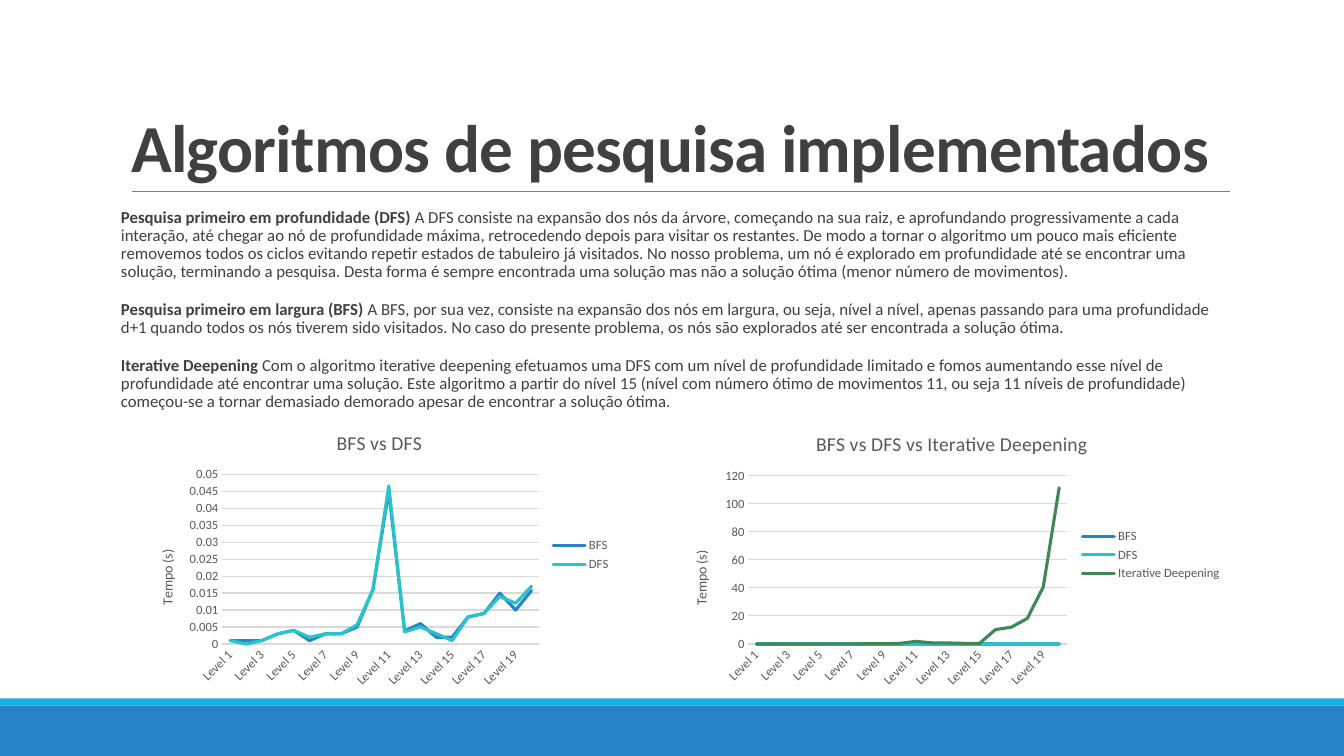
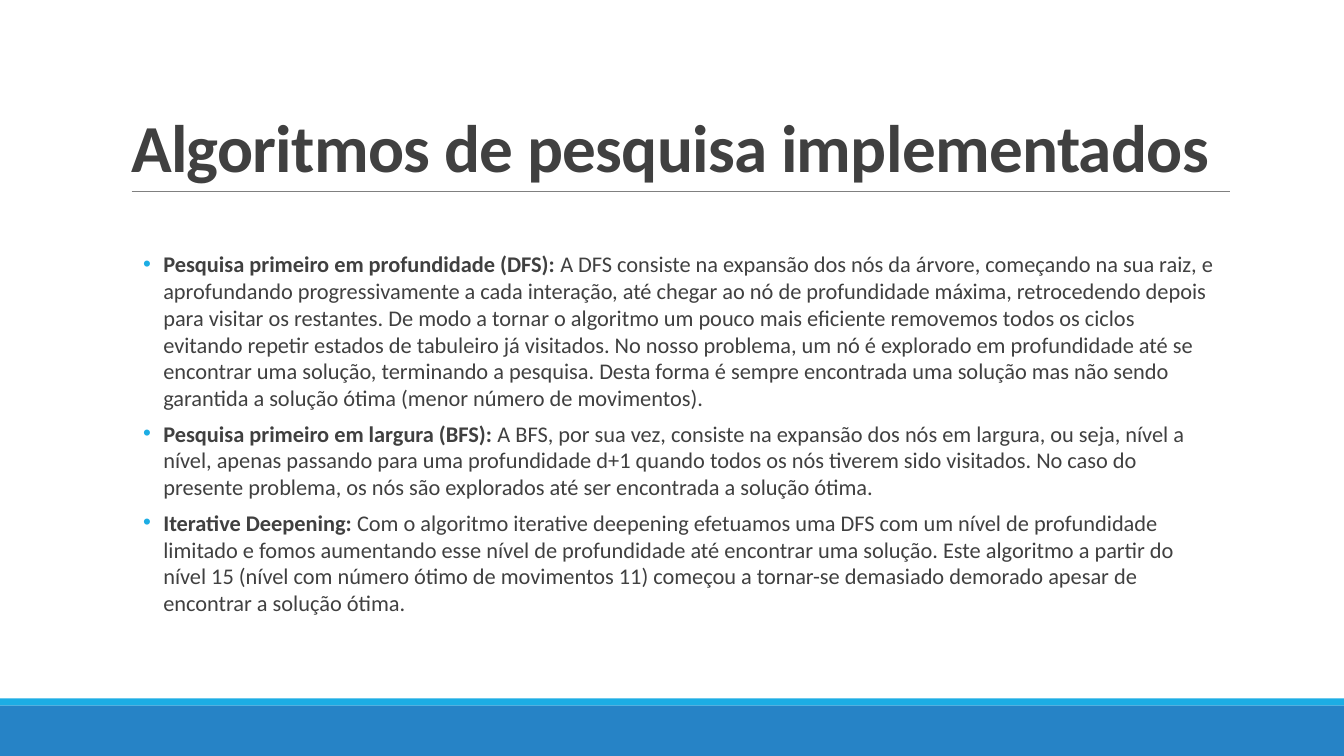
Before and after one commit to pedrovponte/IART-g39, a slide deck: slide 8 of docs/finalpresentation.pptx. Drawn at 1344x756 pixels with LibreOffice and Linux fonts; fonts in the diff are those of the drawing. Boxes give left, top, right and bottom in pixels: in the first picture for what was removed or moved away, otherwise in the second. Text is boxed around its words. In the diff, an @@ line names an element or a change of style, - is before the commit and + after.

```diff
--- a/docs/finalpresentation.pptx
+++ b/docs/finalpresentation.pptx
@@ text at (163, 255, 1213, 615): text changed; size 12 to 16 pt @@
-Pesquisa primeiro em profundidade (DFS) A DFS consiste na expansão dos nós da árvore, começando na sua raiz, e aprofundando progressivamente a cada interação, até chegar ao nó de profundidade máxima, retrocedendo depois para visitar os restantes. De modo a tornar o algoritmo um pouco mais eficiente removemos todos os ciclos evitando repetir estados de tabuleiro já visitados. No nosso problema, um nó é explorado em profundidade até se encontrar uma solução, terminando a pesquisa. Desta forma é sempre encontrada uma solução mas não a solução ótima (menor número de movimentos).
-Pesquisa primeiro em largura (BFS) A BFS, por sua vez, consiste na expansão dos nós em largura, ou seja, nível a nível, apenas passando para uma profundidade d+1 quando todos os nós tiverem sido visitados. No caso do presente problema, os nós são explorados até ser encontrada a solução ótima.
-Iterative Deepening Com o algoritmo iterative deepening efetuamos uma DFS com um nível de profundidade limitado e fomos aumentando esse nível de profundidade até encontrar uma solução. Este algoritmo a partir do nível 15 (nível com número ótimo de movimentos 11, ou seja 11 níveis de profundidade) começou-se a tornar demasiado demorado apesar de encontrar a solução ótima.
+  • Pesquisa primeiro em profundidade (DFS): A DFS consiste na expansão dos nós da árvore, começando na sua raiz, e aprofundando progressivamente a cada interação, até chegar ao nó de profundidade máxima, retrocedendo depois para visitar os restantes. De modo a tornar o algoritmo um pouco mais eficiente removemos todos os ciclos evitando repetir estados de tabuleiro já visitados. No nosso problema, um nó é explorado em profundidade até se encontrar uma solução, terminando a pesquisa. Desta forma é sempre encontrada uma solução mas não sendo garantida a solução ótima (menor número de movimentos).
+  • Pesquisa primeiro em largura (BFS): A BFS, por sua vez, consiste na expansão dos nós em largura, ou seja, nível a nível, apenas passando para uma profundidade d+1 quando todos os nós tiverem sido visitados. No caso do presente problema, os nós são explorados até ser encontrada a solução ótima.
+  • Iterative Deepening: Com o algoritmo iterative deepening efetuamos uma DFS com um nível de profundidade limitado e fomos aumentando esse nível de profundidade até encontrar uma solução. Este algoritmo a partir do nível 15 (nível com número ótimo de movimentos 11) começou a tornar-se demasiado demorado apesar de encontrar a solução ótima.
@@ line chart removed at (138, 416, 621, 694) @@
-title "BFS vs DFS "
-categories: Level 1, Level 2, Level 3, Level 4, Level 5, Level 6, Level 7, Level 8, Level 9, Level 10, Level 11, Level 12, Level 13, Level 14, Level 15, Level 16, Level 17, Level 18, Level 19, Level 20
-BFS: 0.001, 0.001, 0.001, 0.003, 0.004, 0.001, 0.003, 0.003, 0.005, 0.016, 0.045, 0.004, 0.006, 0.002, 0.002, 0.008, 0.009, 0.015, 0.01, 0.016
-DFS: 0.001, 0, 0.001, 0.003, 0.004, 0.002, 0.003, 0.003, 0.006, 0.016, 0.047, 0.004, 0.005, 0.003, 0.001, 0.008, 0.009, 0.014, 0.012, 0.017
@@ line chart removed at (673, 416, 1233, 694) @@
-title "BFS vs DFS vs Iterative Deepening "
-categories: Level 1, Level 2, Level 3, Level 4, Level 5, Level 6, Level 7, Level 8, Level 9, Level 10, Level 11, Level 12, Level 13, Level 14, Level 15, Level 16, Level 17, Level 18, Level 19, Level 20
-Series 1: 0, 0, 0, 0, 0, 0, 0, 0, 0, 0, 0, 0, 0, 0, 0, 0, 0, 0, 0, 0
-BFS: 0, 0, 0, 0, 0, 0, 0, 0, 0, 0, 0, 0, 0, 0, 0, 0, 0, 0, 0, 0
-DFS: 0, 0, 0, 0, 0, 0, 0, 0, 0, 0, 0, 0, 0, 0, 0, 0, 0, 0, 0, 0
-Iterative Deepening: 0, 0, 0, 0, 0, 0, 0, 0, 0, 0, 2, 1, 1, 0, 0, 10, 12, 18, 41, 111
```
Also in this commit, not shown: 8 other slides changed, 6 slides added, 1 slide removed, 9 other files.
